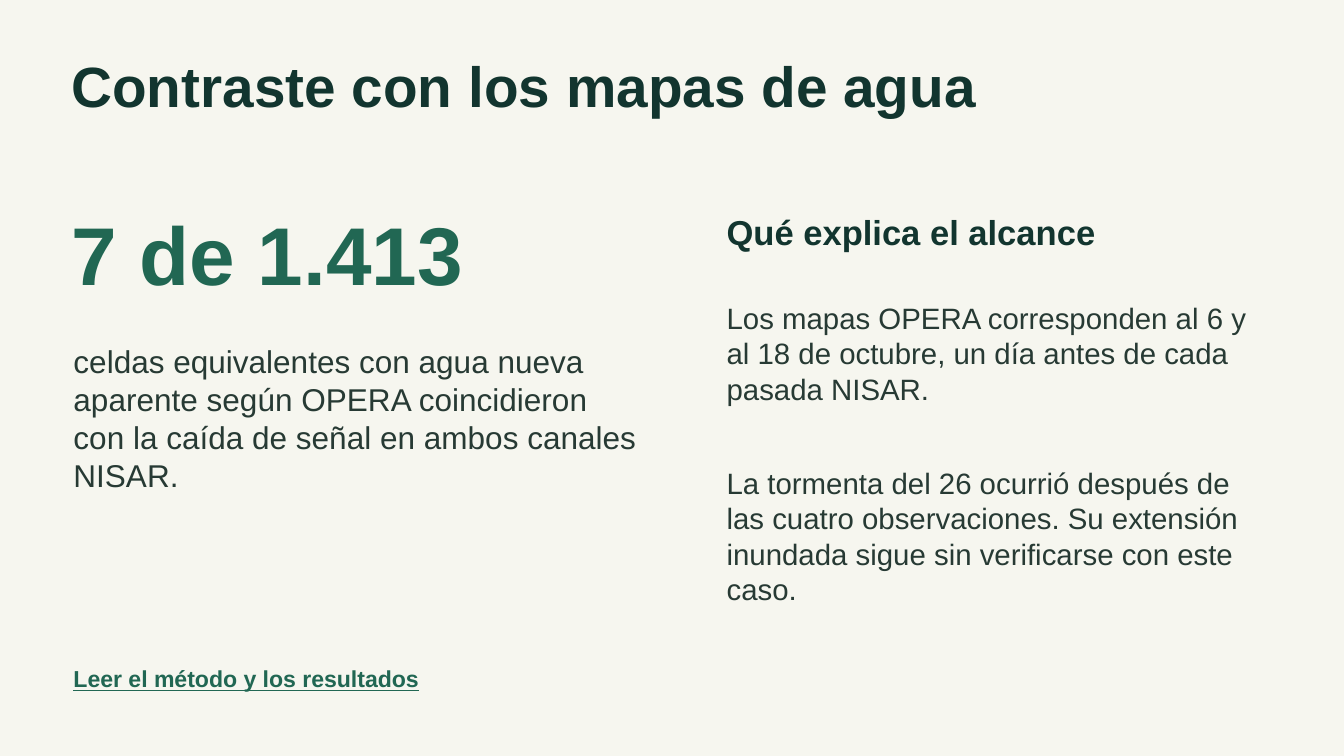
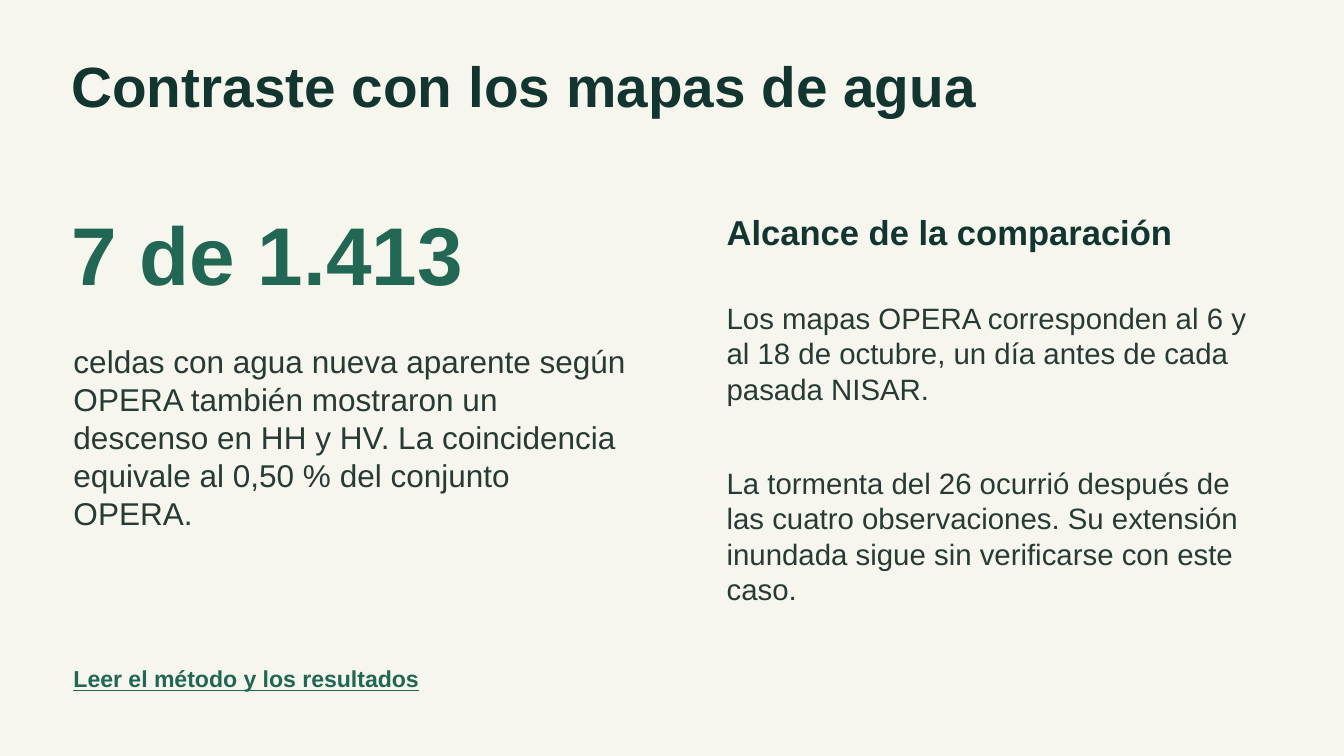
Before and after one commit to Dariuxcks/Illari, a slide deck: slide 5 of docs/demostracion/ILLARI_guia_demostracion.pptx. Drawn at 1344x756 pixels with LibreOffice and Linux fonts; fonts in the diff are those of the drawing. Boxes give left, top, right and bottom in pixels: in the first picture for what was removed or moved away, otherwise in the second. Text is boxed around its words. In the diff, an @@ line names an element or a change of style, - is before the commit and + after.

Commit message:
docs: presentar el caso NISAR para evaluación autónoma del jurado, con PDF ilustrado y guía de uso

```diff
--- a/docs/demostracion/ILLARI_guia_demostracion.pptx
+++ b/docs/demostracion/ILLARI_guia_demostracion.pptx
@@ text at [727, 219, 1172, 252]: text changed @@
-Qué explica el alcance
+Alcance de la comparación
@@ text at [73, 349, 626, 526]: text changed @@
-celdas equivalentes con agua nueva aparente según OPERA coincidieron con la caída de señal en ambos canales NISAR.
+celdas con agua nueva aparente según OPERA también mostraron un descenso en HH y HV. La coincidencia equivale al 0,50 % del conjunto OPERA.
```
Also in this commit, not shown: 5 other slides changed, 5 other files.
